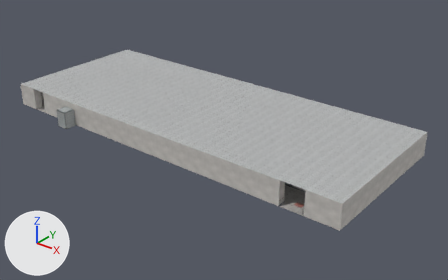
What one commit did to the glTF model assets/campus_q1/scenes/lab2.glb.
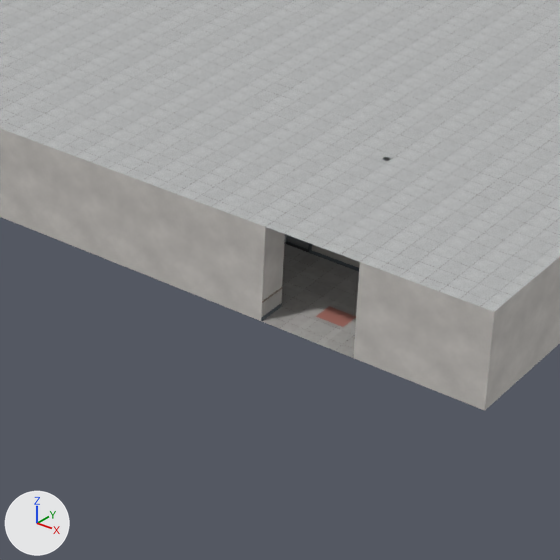
Each version appears first whole from a camera (50 mm lens) standing at (47.2, -55.4, 33.4) and looking at (2.9, 0.1, -0.9), and next in a close-up on the part from 46% to 80% of the width and 42% to 97% of the height. Lighting does not change. The marker at lower left points along +X, +Y and +Z. The first two pictures are the older version. Where no turn or scale is listed for an object, it has been applied to the vertices. Vertices at exactly the same position are counted once.

The first close-up shows 'lab2_m0', 'lab2_m1', 'lab2_m2', 'lab2_m5' and 4 more.
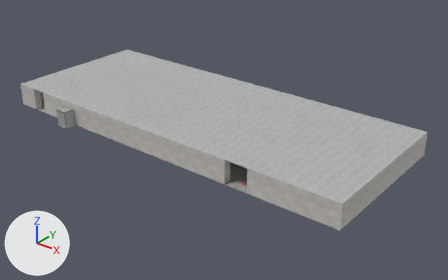
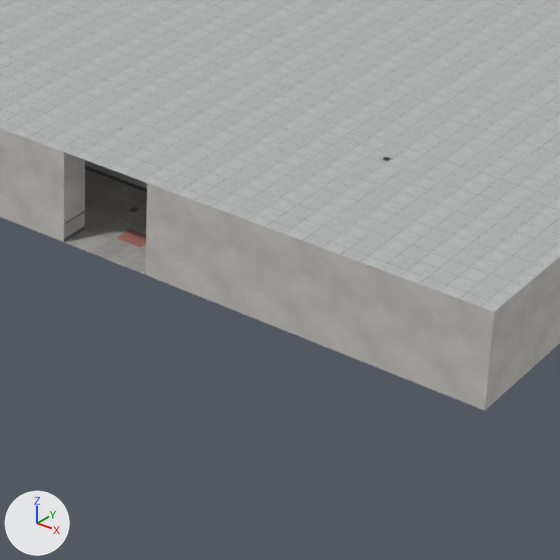
Where the change shows, as pixel boxes [x1, y1, x2, y2] in the close-ups (560 x 560 px; the box of a moved part takes in the faces that stretch with it):
part 1 of me_mesh_43, moved or reshaped: [61, 151, 363, 359] in both
part 2 of me_mesh_46, moved or reshaped: before [316, 306, 356, 327]; after [117, 229, 146, 247]

Diff of the bpy script that builds the scene:
```diff
--- a/assets/campus_q1/scenes/lab2.glb.py
+++ b/assets/campus_q1/scenes/lab2.glb.py
@@ me_mesh_43 @@
 me_mesh_43.from_pydata(...)  # 468 vertices, 734 faces; spans x -25.0..25.0, y -10.0..10.0, z 0.0..3.0
 # used by ob_lab2_m2; location = (0.0, 0.0, 0.0)
+# me_mesh_43 part 1: 32 of 468 vertices moved; they spanned x 13.0..21.0, y -10.0..9.0, z 0.0..3.0 and now span x 11.0..14.0, y -10.0..9.0, z 0.0..3.0; mean shift (-6.1, 0.0, 0.0); largest move (13.0, 9.0, 0.1) -> (11.0, -10.0, 0.6)
 me_mesh_43.materials.append(mat_meshphongmaterial_040)
@@ me_mesh_46 @@
 me_mesh_46.from_pydata(...)  # 768 vertices, 384 faces; spans x -23.0..20.0, y -8.9..9.0, z 0.0
 # used by ob_lab2_m5; location = (0.0, 0.0, 0.0)
+# me_mesh_46 part 2: the loose piece of 4 vertices spanning x 19.0..20.0, y -8.9..-8.1, z 0.0 is moved by (-7.0, 0.0, 0.0)
 me_mesh_46.materials.append(mat_meshphongmaterial_043)
```
